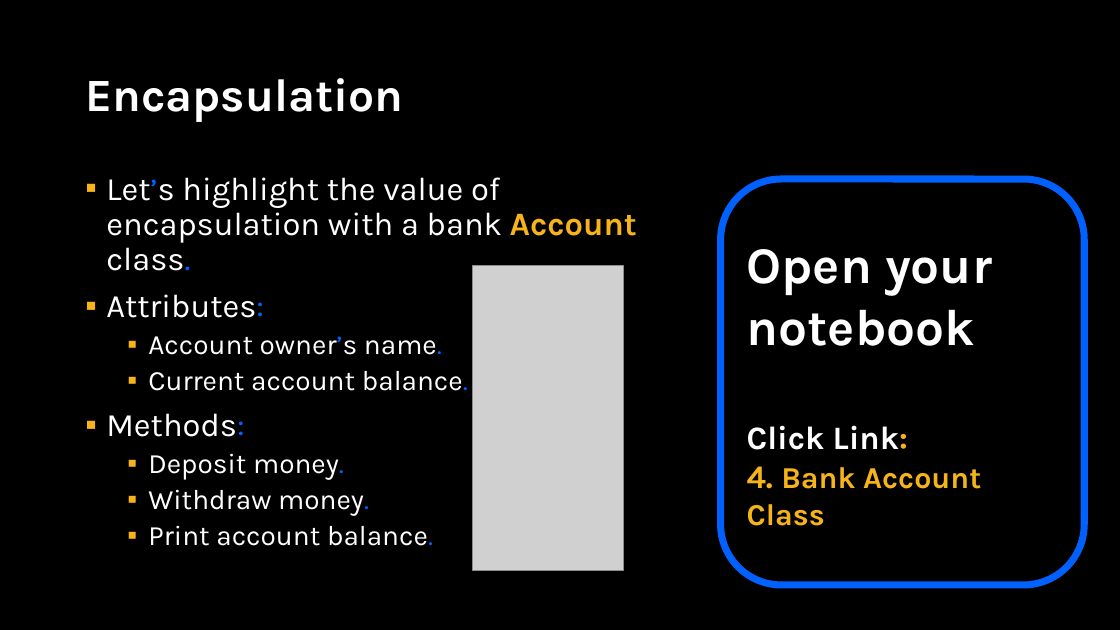
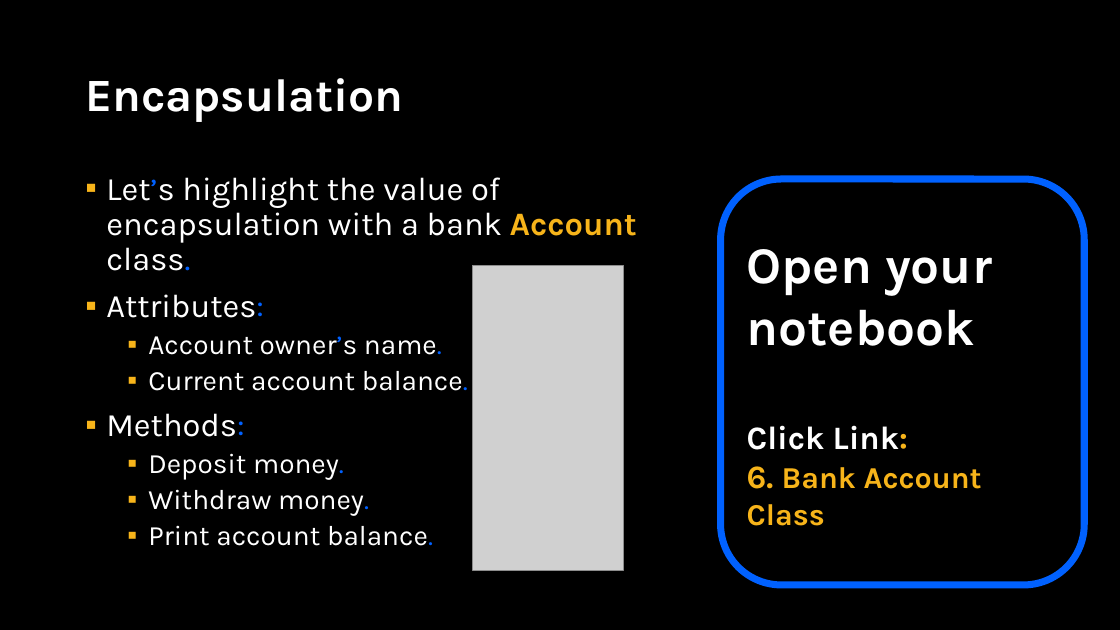
Before and after one commit to APS106/APS106-winter-2025-kinsella-goodfellow, a slide deck: slide 51 of lectures/week10/lecture2/slides/week10_lecture2.pptx (slide 48 before the commit). Drawn at 1120x630 pixels with LibreOffice and Linux fonts; fonts in the diff are those of the drawing; grey boxes stand for pictures; background and template pictures are left out. Boxes give left, top, right and bottom in pixels: in the first picture for what was removed or moved away, otherwise in the second. Text is boxed around its words. In the diff, an @@ line names an element or a change of style, - is before the commit and + after.

```diff
--- a/lectures/week10/lecture2/slides/week10_lecture2.pptx
+++ b/lectures/week10/lecture2/slides/week10_lecture2.pptx
@@ text in rounded rectangle at bbox=[747, 466, 982, 526]: text changed @@
-4. Bank Account Class
+6. Bank Account Class
```
Also in this commit, not shown: 6 other slides changed, 4 slides added, 1 slide removed, 5 other files.
